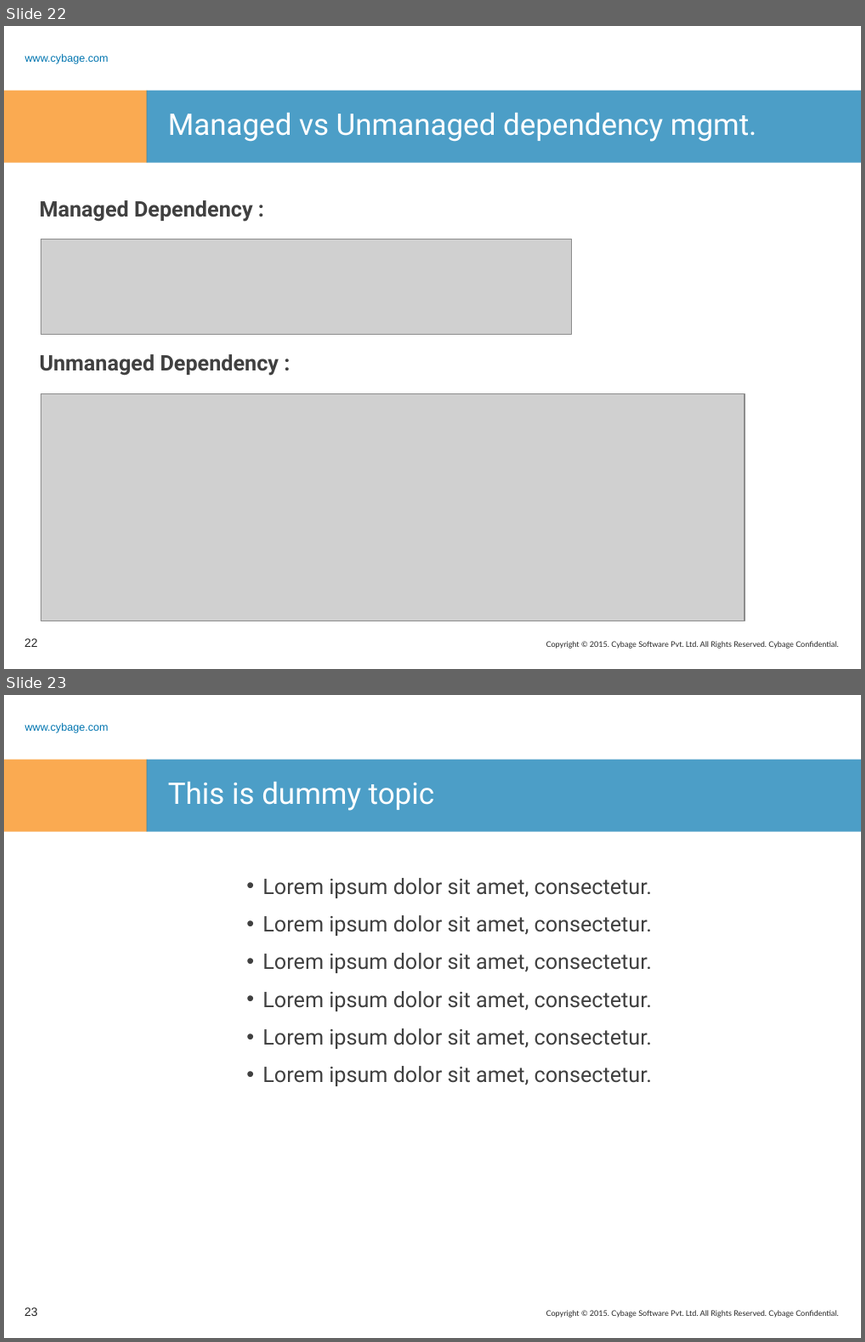
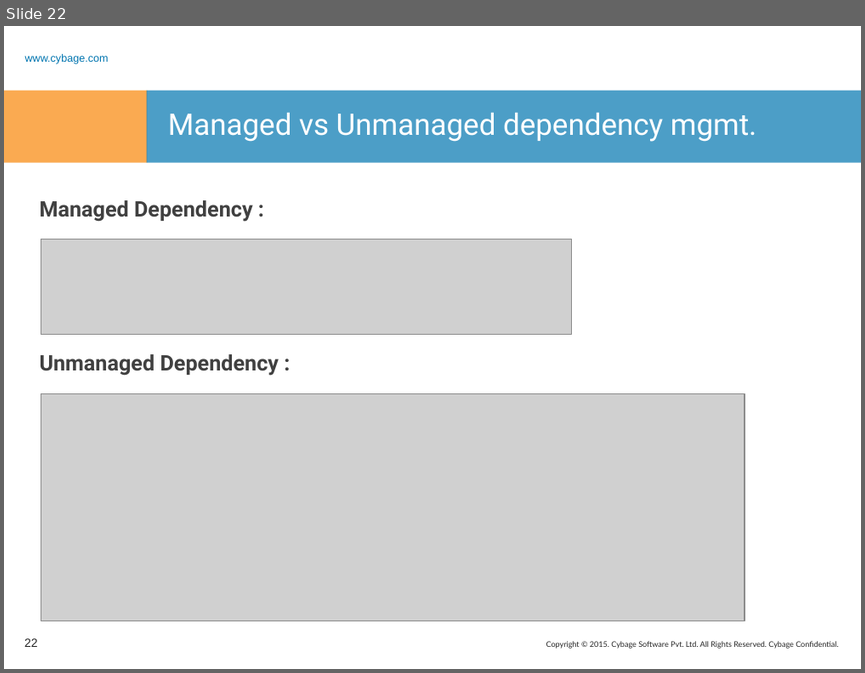
Before and after one commit to rashmitk/Documentation, a slide deck: SBT/SBT.pptx. Shown one above the other, each under a label of ours: slides 22 and 23 before the commit, slide 22 after it. The pictures are 865x1342 and 865x673 pixels, drawn with LibreOffice and Linux fonts; fonts in the diff are those of the drawing; grey boxes stand for pictures; background and template pictures are left out. Boxes give left, top, right and bottom in pixels: in the first picture for what was removed or moved away, otherwise in the second. Text is boxed around its words. In the diff, an @@ line names an element or a change of style, - is before the commit and + after.

```diff
--- a/SBT/SBT.pptx
+++ b/SBT/SBT.pptx
@@ slide 23 removed at [4, 695, 861, 1338], background #FFFFFF; not listed: 4 template elements that a slide beside it also shows @@
@@ title removed at [168, 781, 434, 811] @@
-This is dummy topic
@@ text removed at [262, 878, 652, 1086] @@
-• Lorem ipsum dolor sit amet, consectetur.
-• Lorem ipsum dolor sit amet, consectetur.
-• Lorem ipsum dolor sit amet, consectetur.
-• Lorem ipsum dolor sit amet, consectetur.
-• Lorem ipsum dolor sit amet, consectetur.
-• Lorem ipsum dolor sit amet, consectetur.
@@ text removed at [24, 913, 226, 980] @@
-Place image here
@@ page number removed at [24, 1307, 38, 1315] @@
-23
```
Also in this commit, not shown: 2 slides changed, 3 slides added.
